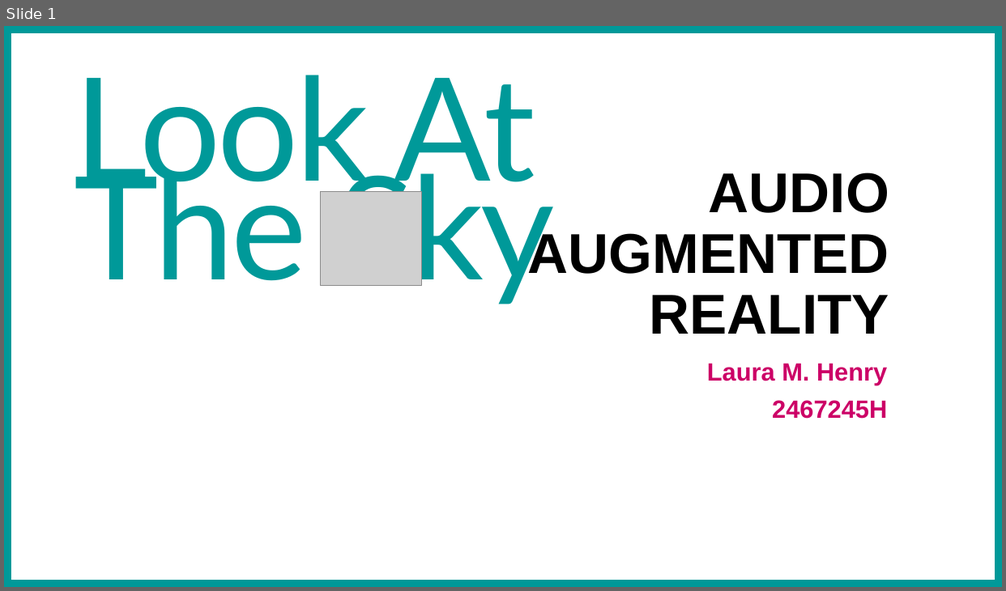
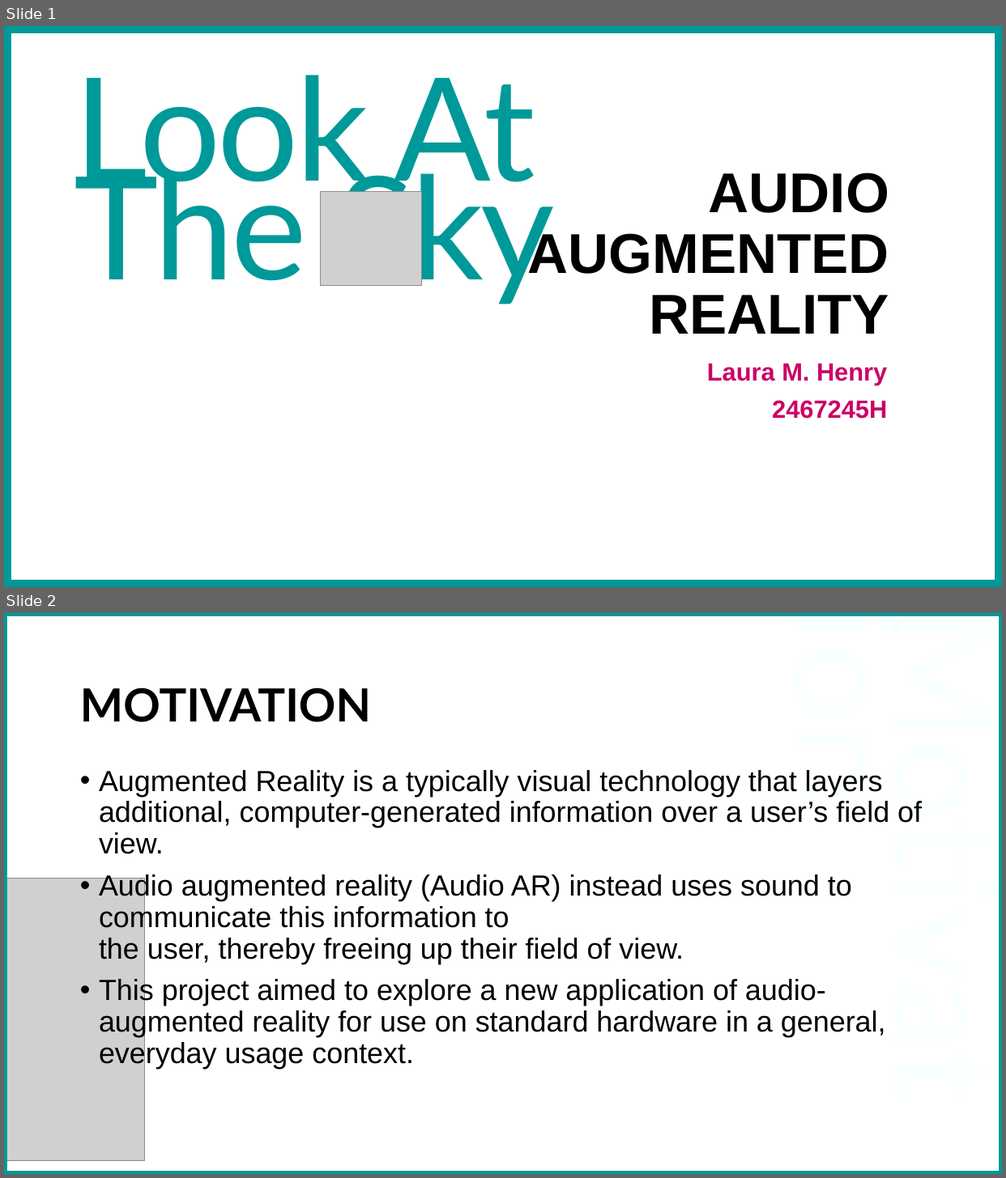
Before and after one commit to mulderandbuffy/Audio-Augmented-Reality, a slide deck: presentation/Project Presentation Slides.pptx. Shown one above the other, each under a label of ours: slide 1 before the commit, slides 1 and 2 after it. The pictures are 1006x591 and 1006x1178 pixels, drawn with LibreOffice and Linux fonts; fonts in the diff are those of the drawing; grey boxes stand for pictures. Boxes give left, top, right and bottom in pixels: in the first picture for what was removed or moved away, otherwise in the second. Text is boxed around its words. In the diff, an @@ line names an element or a change of style, - is before the commit and + after.

```diff
--- a/presentation/Project Presentation Slides.pptx
+++ b/presentation/Project Presentation Slides.pptx
@@ slide 2 added at box(4, 613, 1002, 1174), background #FFFFFF @@
@@ rectangle added at box(4, 613, 1002, 1174), outline #009999 6 pt @@
@@ text added at box(651, 613, 967, 1130), 138 pt, text #EBFFFF at 24% opacity @@
+Motivation
@@ title added at box(80, 688, 371, 722), 44 pt, text #000000, bold @@
+MOTIVATION
@@ text added at box(99, 770, 922, 1069), 28 pt, text #000000 @@
+• Augmented Reality is a typically visual technology that layers additional, computer-generated information over a user’s field of view.
+• Audio augmented reality (Audio AR) instead uses sound to communicate this information to
+  the user, thereby freeing up their field of view.
+• This project aimed to explore a new application of audio-augmented reality for use on standard hardware in a general, everyday usage context.
@@ picture added at box(4, 879, 145, 1161) @@
```
Also in this commit, not shown: 2 slides changed, 6 other slides added, 2 slides removed, 38 other files.
